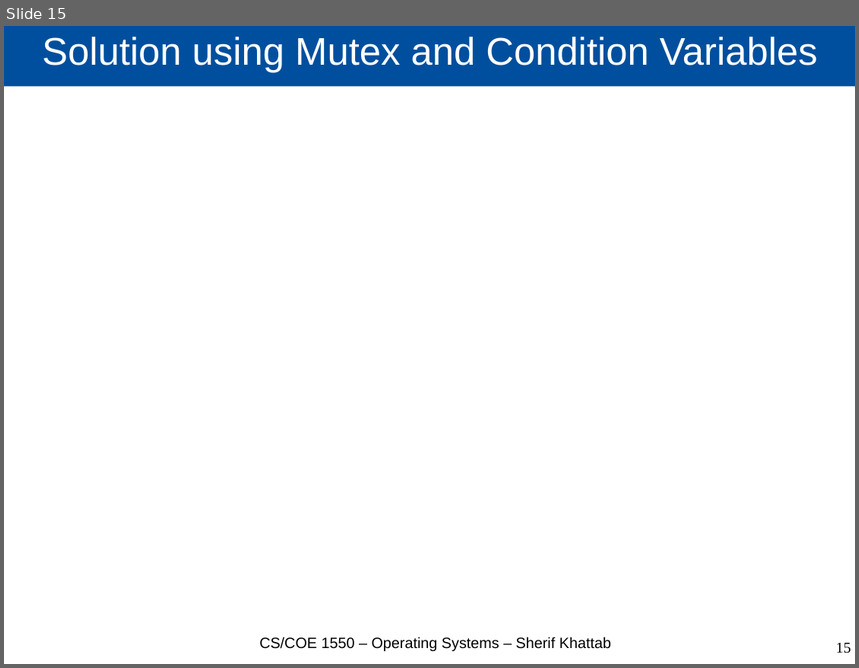
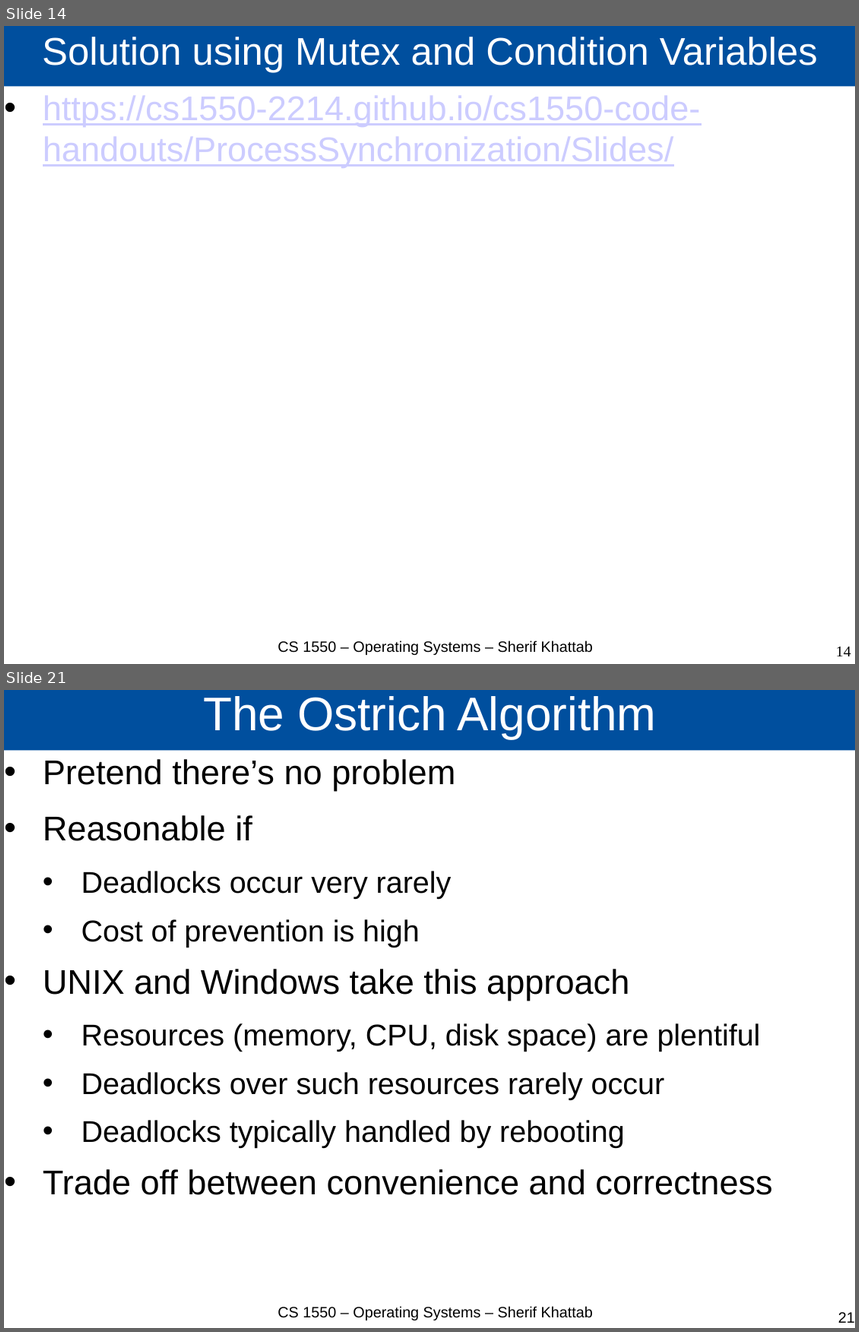
Before and after one commit to cs1550-2244/cs1550-code-handouts, a slide deck: DraftSlides/Lecture8.pptx. Shown one above the other, each under a label of ours: slide 15 before the commit, slides 14 and 21 after it; the slides between them are not shown. The pictures are 859x668 and 859x1332 pixels, drawn with LibreOffice and Linux fonts; fonts in the diff are those of the drawing. Boxes give left, top, right and bottom in pixels: in the first picture for what was removed or moved away, otherwise in the second. Text is boxed around its words. In the diff, an @@ line names an element or a change of style, - is before the commit and + after.

```diff
--- a/DraftSlides/Lecture8.pptx
+++ b/DraftSlides/Lecture8.pptx
@@ slide 21 added at (4, 690, 855, 1328), background #FFFFFF @@
@@ title added at (4, 690, 855, 751), fill #004F9E, 44 pt, text #FFFFFF @@
+The Ostrich Algorithm
@@ text added at (43, 759, 772, 1195), 28 pt, text #000000 @@
+• Pretend there’s no problem
+• Reasonable if
+  • Deadlocks occur very rarely
+  • Cost of prevention is high
+• UNIX and Windows take this approach
+  • Resources (memory, CPU, disk space) are plentiful
+  • Deadlocks over such resources rarely occur
+  • Deadlocks typically handled by rebooting
+• Trade off between convenience and correctness
@@ text added at (278, 1306, 593, 1321), 14 pt, text #000000 @@
+CS 1550 – Operating Systems – Sherif Khattab
@@ page number added at (838, 1312, 855, 1323), 14 pt, text #000000 @@
+21
@@ what was slide 15 is now slide 14 @@
@@ slide 14 changed as well @@
@@ text added at (43, 96, 701, 168), 32 pt, text #CCCCFF, underline @@
+• https://cs1550-2214.github.io/cs1550-code-handouts/ProcessSynchronization/Slides/
@@ text at (278, 641, 593, 655): text changed @@
-CS/COE 1550 – Operating Systems – Sherif Khattab
+CS 1550 – Operating Systems – Sherif Khattab
@@ page number at (836, 647, 851, 657): text changed @@
-15
+14
```
Also in this commit, not shown: 13 other slides changed, 11 other slides added, 3 other files.
